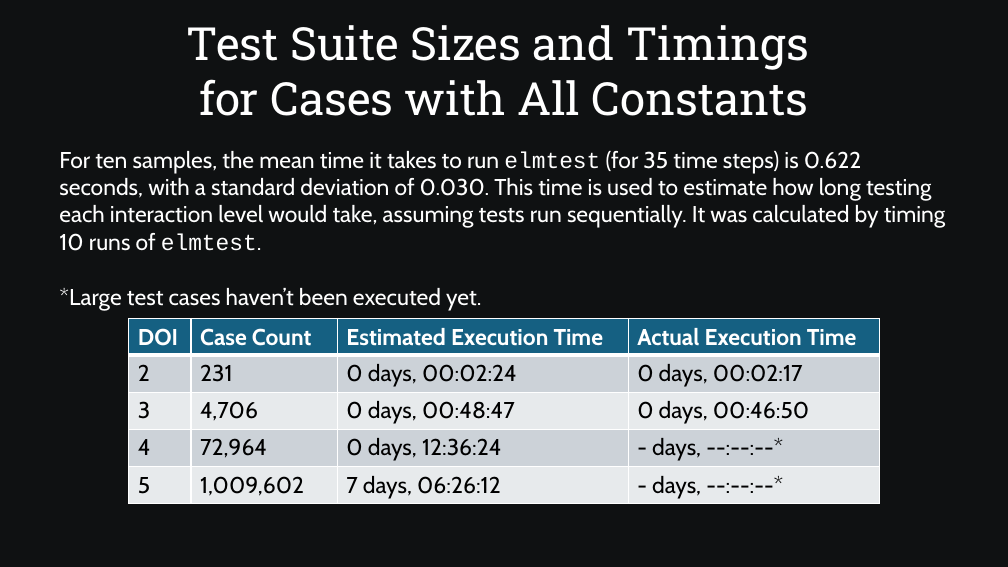
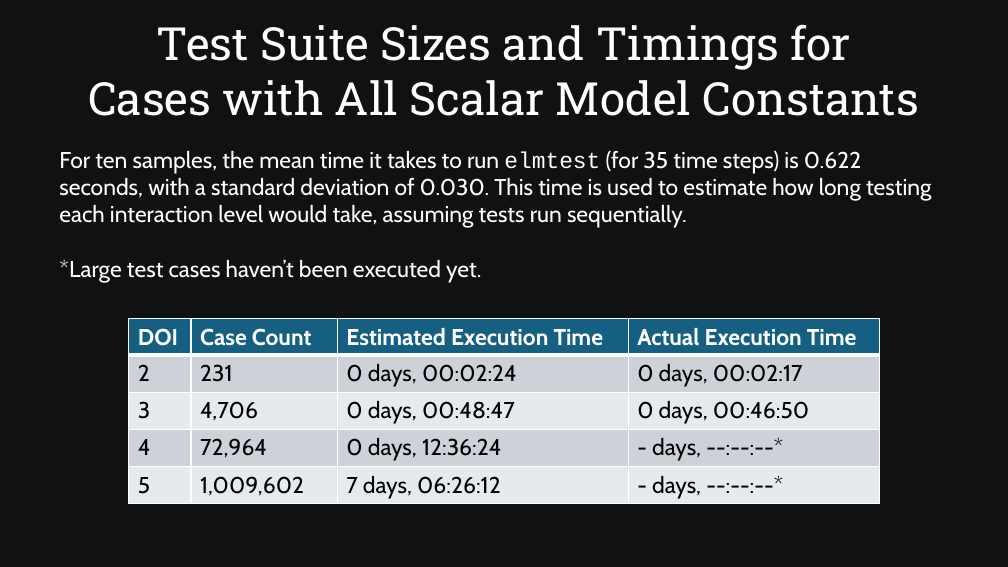
Before and after one commit to SamAllen06/lake_temp_work, a slide deck: slide 40 of documentation/for_collaborators/AnalysisOverview.pptx (slide 39 before the commit). Drawn at 1008x567 pixels with LibreOffice and Linux fonts; fonts in the diff are those of the drawing. Boxes give left, top, right and bottom in pixels: in the first picture for what was removed or moved away, otherwise in the second. Text is boxed around its words. In the diff, an @@ line names an element or a change of style, - is before the commit and + after.

```diff
--- a/documentation/for_collaborators/AnalysisOverview.pptx
+++ b/documentation/for_collaborators/AnalysisOverview.pptx
@@ text at <box>88,24,919,116</box>: text changed @@
-Test Suite Sizes and Timings
-for Cases with All Constants
+Test Suite Sizes and Timings for
+Cases with All Scalar Model Constants
@@ text at <box>59,151,931,228</box>: text changed @@
-For ten samples, the mean time it takes to run elmtest (for 35 time steps) is 0.622 seconds, with a standard deviation of 0.030. This time is used to estimate how long testing each interaction level would take, assuming tests run sequentially. It was calculated by timing 10 runs of elmtest.
+For ten samples, the mean time it takes to run elmtest (for 35 time steps) is 0.622 seconds, with a standard deviation of 0.030. This time is used to estimate how long testing each interaction level would take, assuming tests run sequentially.
```
Also in this commit, not shown: 18 other slides changed, 1 slide added, 1 other file.
